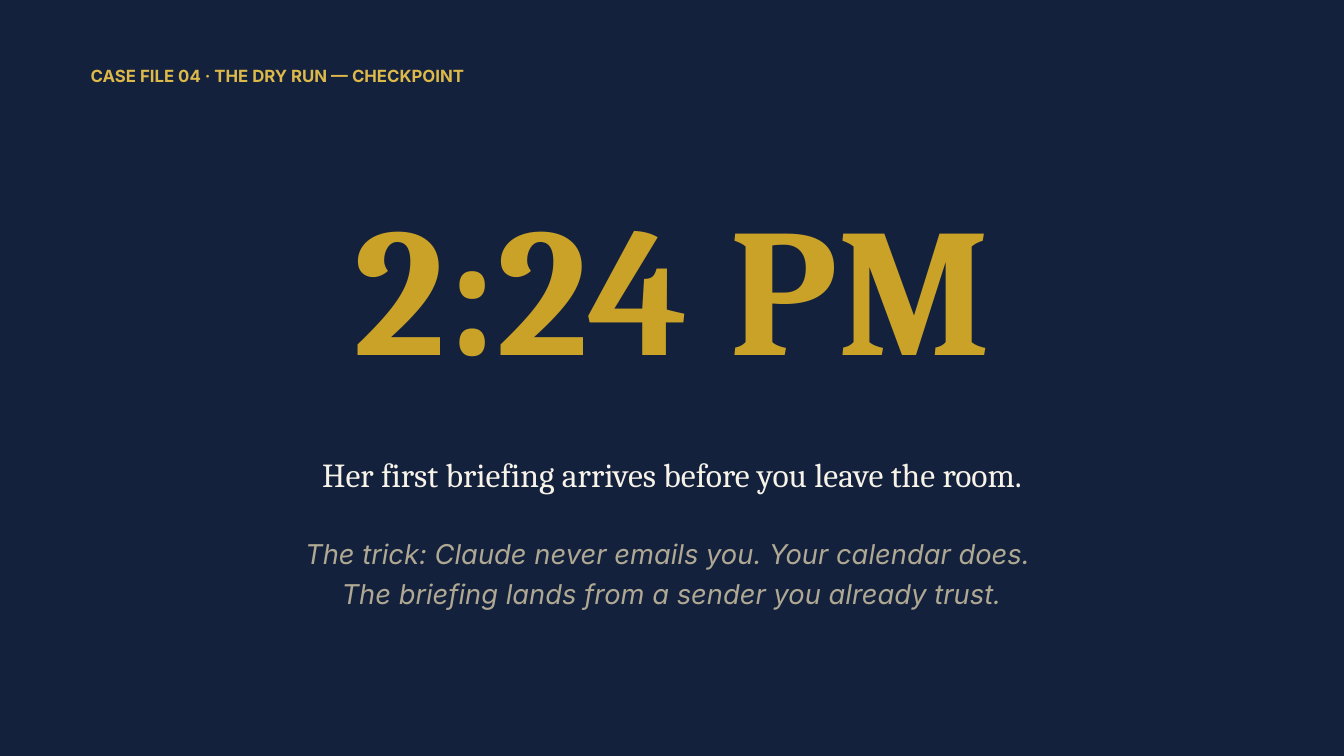
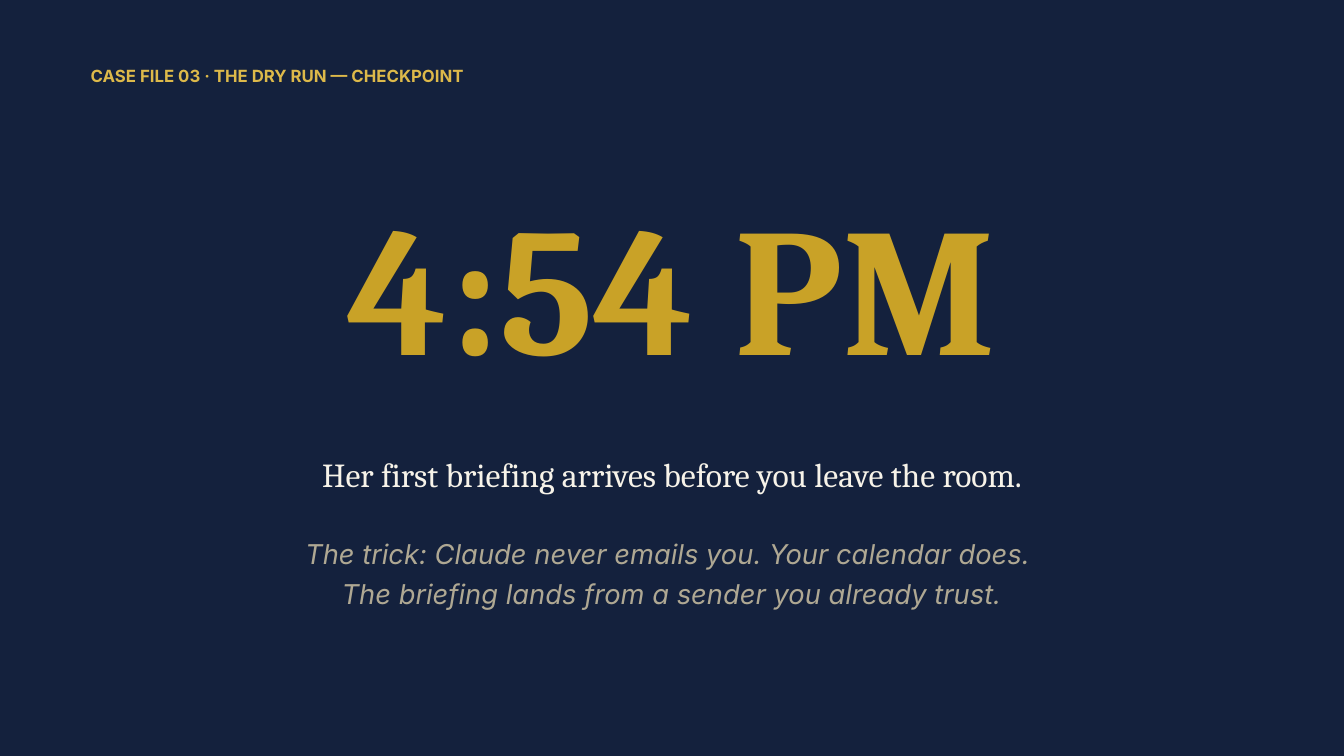
Before and after one commit to denisekgosnell/Donna, a slide deck: slide 18 of assets/build-your-own-donna.pptx (slide 15 before the commit). Drawn at 1344x756 pixels with LibreOffice and Linux fonts; fonts in the diff are those of the drawing. Boxes give left, top, right and bottom in pixels: in the first picture for what was removed or moved away, otherwise in the second. Text is boxed around its words. In the diff, an @@ line names an element or a change of style, - is before the commit and + after.

```diff
--- a/assets/build-your-own-donna.pptx
+++ b/assets/build-your-own-donna.pptx
@@ text at [91,69,463,82]: text changed @@
-CASE FILE 04 · THE DRY RUN — CHECKPOINT
+CASE FILE 03 · THE DRY RUN — CHECKPOINT
@@ text at [348,231,997,357]: text changed @@
-2:24 PM
+4:54 PM
```
Also in this commit, not shown: 10 other slides changed, 6 slides added, 10 other files.
